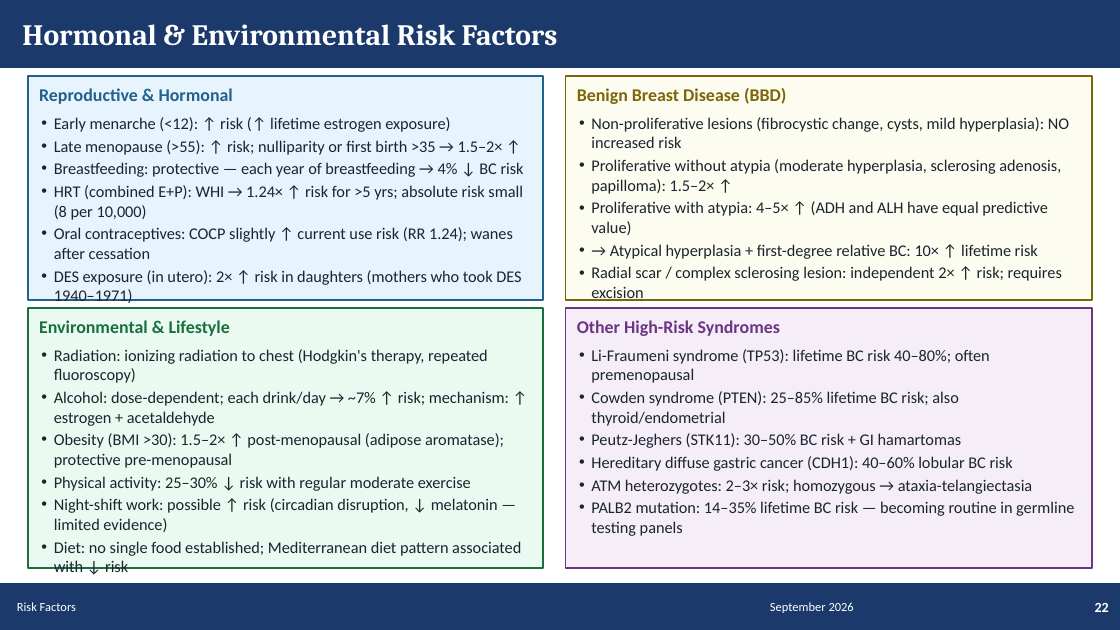
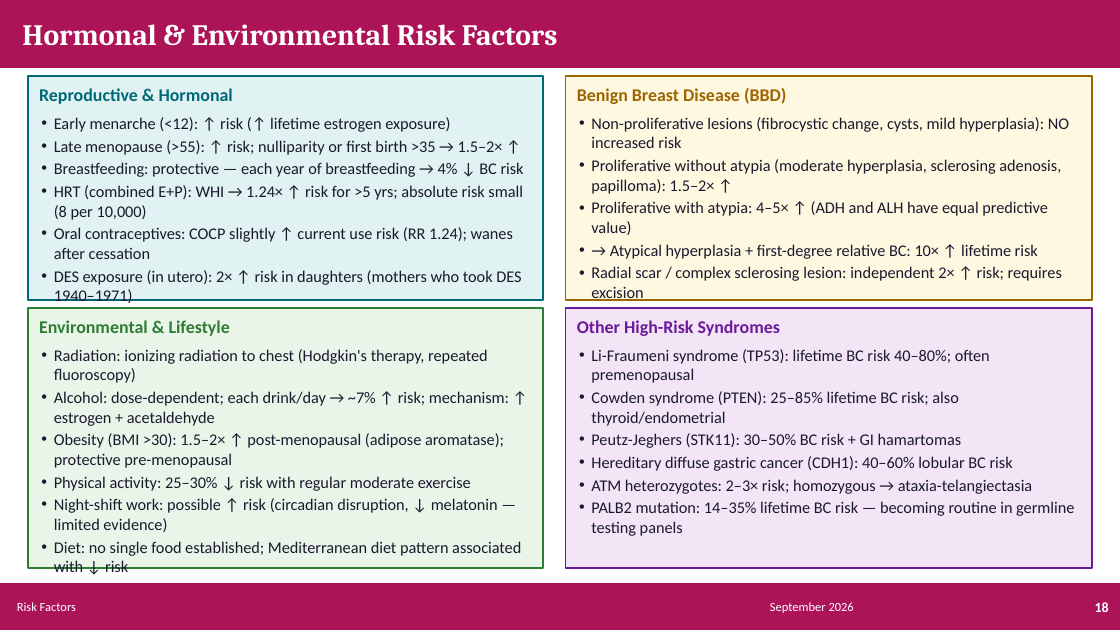
Before and after one commit to Muluamlak/Phone, a slide deck: slide 18 of BreastCancer_Management_Enhanced.pptx (slide 22 before the commit). Drawn at 1120x630 pixels with LibreOffice and Linux fonts; fonts in the diff are those of the drawing. Boxes give left, top, right and bottom in pixels: in the first picture for what was removed or moved away, otherwise in the second. Text is boxed around its words. In the diff, an @@ line names an element or a change of style, - is before the commit and + after.

```diff
--- a/BreastCancer_Management_Enhanced.pptx
+++ b/BreastCancer_Management_Enhanced.pptx
@@ rectangle at [0,0,1120,67]: fill #1B3A6B to #AD1457; outline #1B3A6B 1 pt to #AD1457 1 pt @@
@@ rectangle at [28,76,543,300]: fill #E8F4FD to #E0F2F1; outline #21618C 1 pt to #006978 1 pt @@
@@ text "Reproductive & Hormonal" at [39,88,233,104]: text colour #21618C to #006978 @@
@@ rectangle at [566,76,1092,300]: fill #FDFCF0 to #FFF8E1; outline #7D6608 1 pt to #9C6500 1 pt @@
@@ text "Benign Breast Disease (BBD)" at [577,88,787,104]: text colour #7D6608 to #9C6500 @@
@@ text colour #1A252F to #1A1A2E in 3 elements at [54,117,524,303], [54,349,521,572], [591,117,1069,301] @@
@@ rectangle at [28,308,543,568]: fill #EAFAF1 to #EAF5EA; outline #196F3D 1 pt to #2E7D32 1 pt @@
@@ text "Environmental & Lifestyle" at [39,320,230,336]: text colour #196F3D to #2E7D32 @@
@@ rectangle at [566,308,1092,568]: fill #F5EEF8 to #F3E5F5; outline #6C3483 1 pt to #6A1B9A 1 pt @@
@@ text "Other High-Risk Syndromes" at [577,320,780,336]: text colour #6C3483 to #6A1B9A @@
@@ rectangle at [0,584,1120,629]: fill #1B3A6B to #AD1457; outline #1B3A6B 1 pt to #AD1457 1 pt @@
@@ text at [1095,602,1109,612]: text changed @@
-22
+18
```
Also in this commit, not shown: 58 other slides changed, 17 slides added, 36 slides removed.
